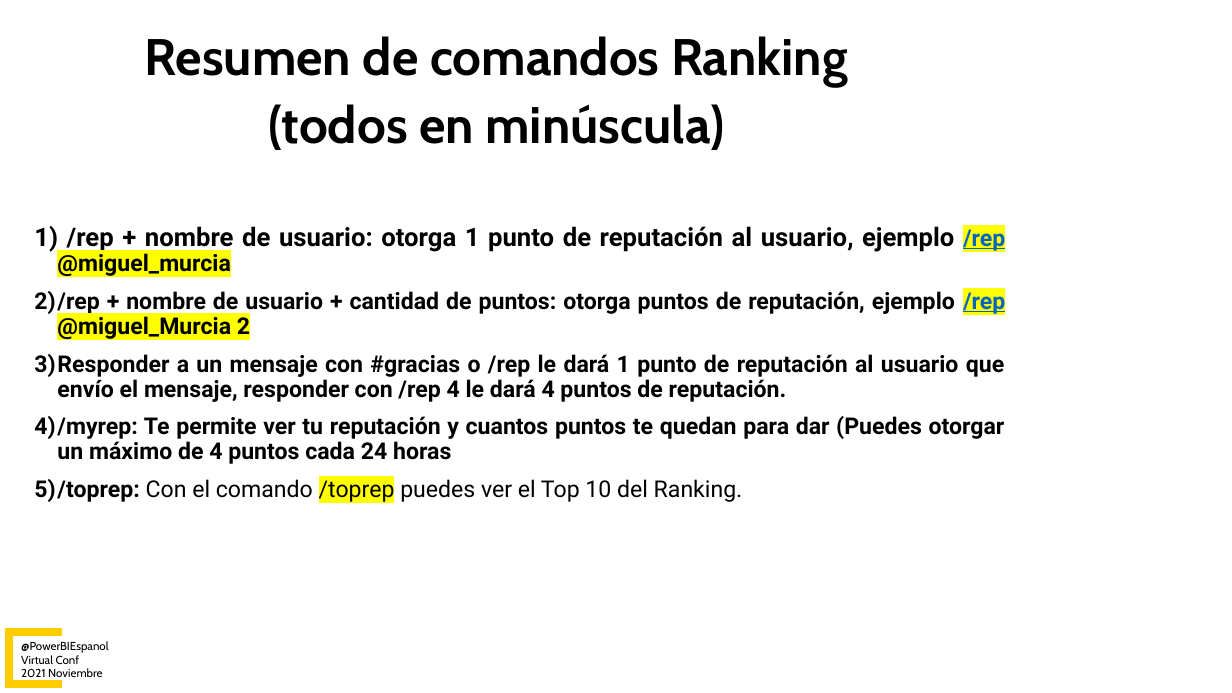
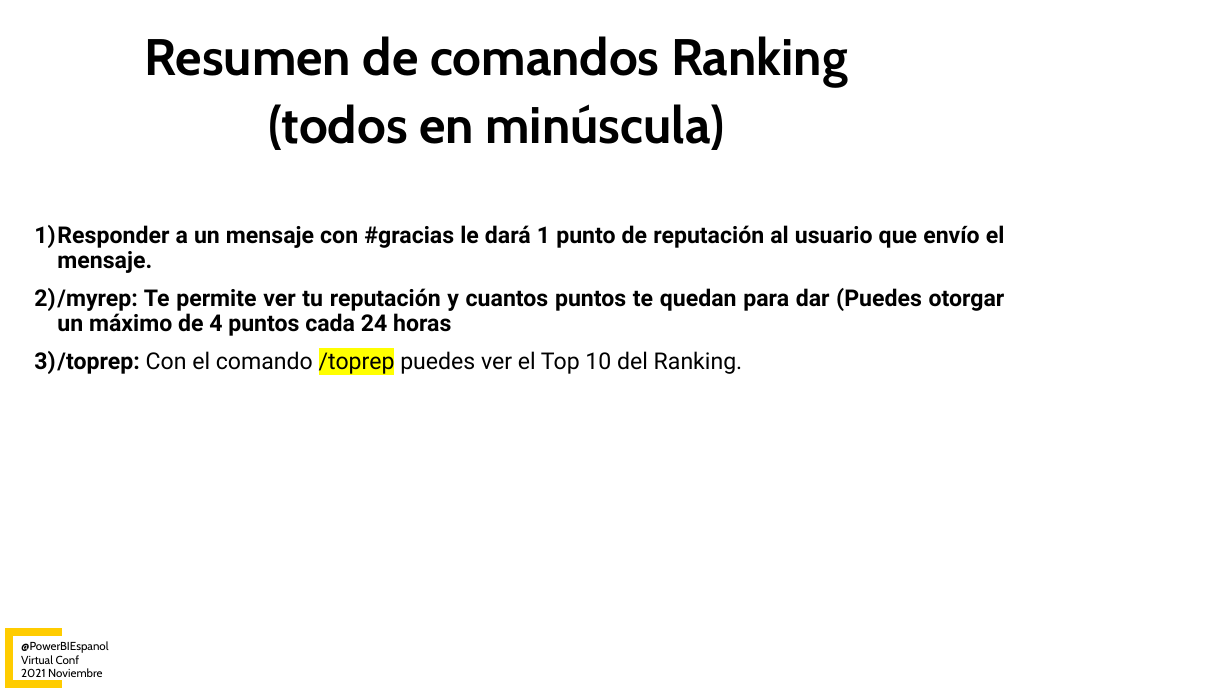
Before and after one commit to PowerBIEspanol/Documentos, a slide deck: slide 4 of PowerBIEspanol Rankings.pptx. Drawn at 1232x693 pixels with LibreOffice and Linux fonts; fonts in the diff are those of the drawing; background and template pictures are left out. Boxes give left, top, right and bottom in pixels: in the first picture for what was removed or moved away, otherwise in the second. Text is boxed around its words. In the diff, an @@ line names an element or a change of style, - is before the commit and + after.

```diff
--- a/PowerBIEspanol Rankings.pptx
+++ b/PowerBIEspanol Rankings.pptx
@@ text at (34, 225, 1005, 273): text changed @@
-1) /rep + nombre de usuario: otorga 1 punto de reputación al usuario, ejemplo /rep @miguel_murcia
-2) /rep + nombre de usuario + cantidad de puntos: otorga puntos de reputación, ejemplo /rep @miguel_Murcia 2
-3) Responder a un mensaje con #gracias o /rep le dará 1 punto de reputación al usuario que envío el mensaje, responder con /rep 4 le dará 4 puntos de reputación.
+1) Responder a un mensaje con #gracias le dará 1 punto de reputación al usuario que envío el mensaje.
```
Also in this commit, not shown: 3 other slides changed, 1 other file.
